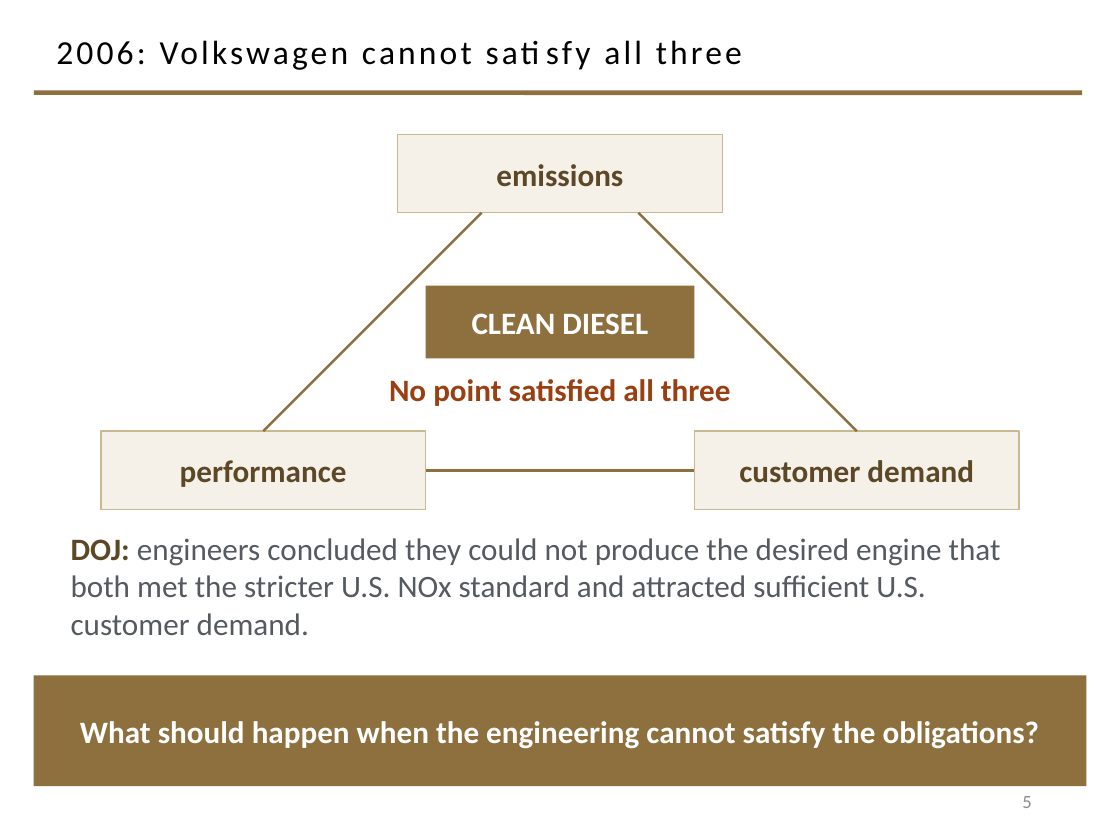
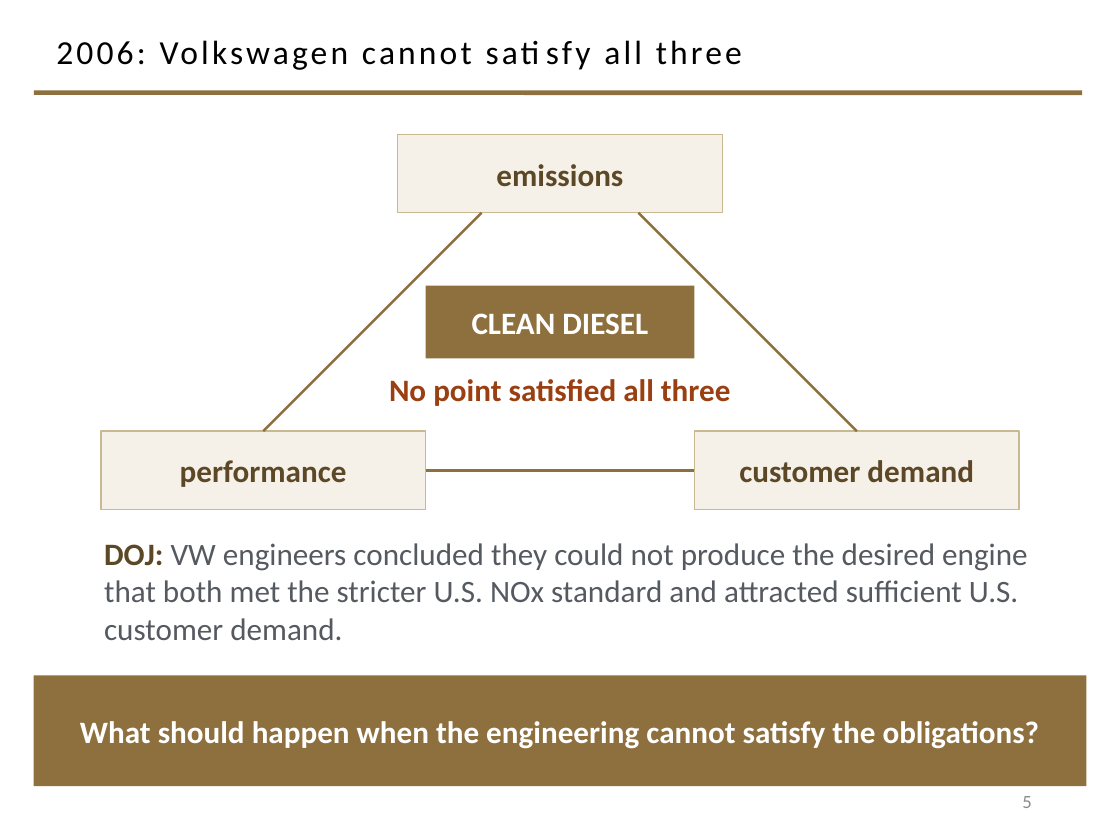
Before and after one commit to davisjam/model-based-agentic-software-engineering, a slide deck: slide 5 of course/lectures/act-2-delegation-and-control/04-failure-aware-engineering/2-4-Failure-Aware-Engineering.pptx. Drawn at 1120x840 pixels with LibreOffice and Linux fonts; fonts in the diff are those of the drawing; background and template pictures are left out. Boxes give left, top, right and bottom in pixels: in the first picture for what was removed or moved away, otherwise in the second. Text is boxed around its words. In the diff, an @@ line names an element or a change of style, - is before the commit and + after.

Commit message:
deck 2-4: fold in the author's editing pass
Author's own edits, made directly in the deck and copied back in. Verified additive, not
a revert: their copy already carried the phase-6 layout fixes (both ColumnHeading pairs
at 14pt, the 28pt closing), so nothing of the prior pass is lost.

Seven slides changed:
- 5  "DOJ: VW engineers concluded …" — names the company
- 8  drops the "Reconsidered, and continued." prefix I had added when folding the old
     2007 slide in, and breaks the sustain-question label across two lines
- 9  DOJ quote split from the lead sentence
- 10 "improve the defeat device !" — the irony gets its punctuation
- 11 the penalty and the settlements become separate lines
- 13 "Useful but narrow." — comma dropped
- 17 breadth axis relabelled: Broader / Less / More / structure, replacing
     BROADER / NARROWER CAUSAL BOUNDARY / more structure represented

Integrity verified before commit: 34 slides, 0 duplicate zip entries, zip CRC clean,
check_pptx_opc PASS, check_pptx_schema PASS. A copy of the incoming file is parked at
/tmp/deck-downloads-backup-261015.0930.pptx.

```diff
--- a/course/lectures/act-2-delegation-and-control/04-failure-aware-engineering/2-4-Failure-Aware-Engineering.pptx
+++ b/course/lectures/act-2-delegation-and-control/04-failure-aware-engineering/2-4-Failure-Aware-Engineering.pptx
@@ text at [104,543,1027,640]: text changed @@
-DOJ: engineers concluded they could not produce the desired engine that both met the stricter U.S. NOx standard and attracted sufficient U.S. customer demand.
+DOJ: VW engineers concluded they could not produce the desired engine that both met the stricter U.S. NOx standard and attracted sufficient U.S. customer demand.
```
Also in this commit, not shown: 8 other slides changed.
